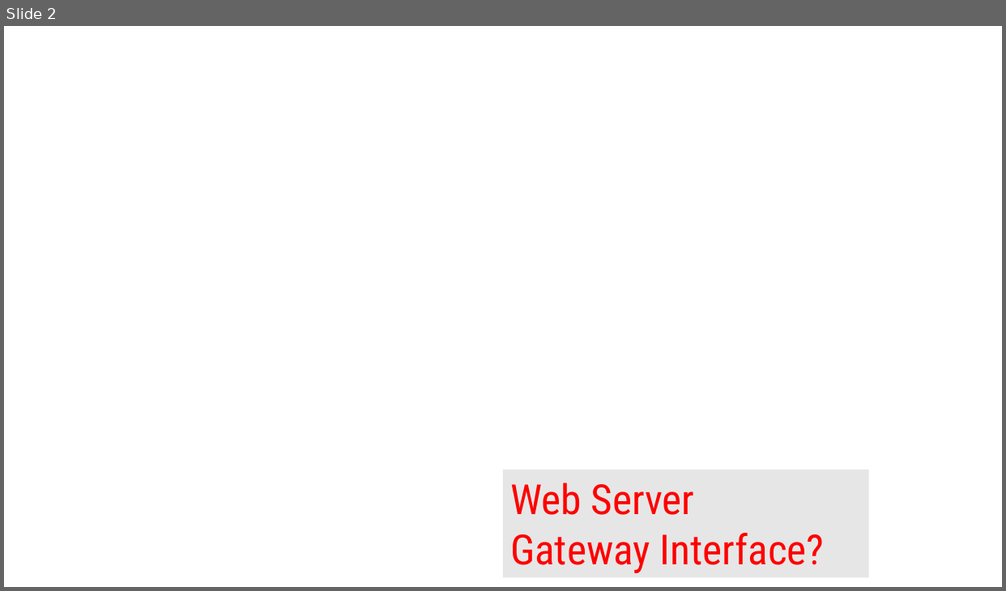
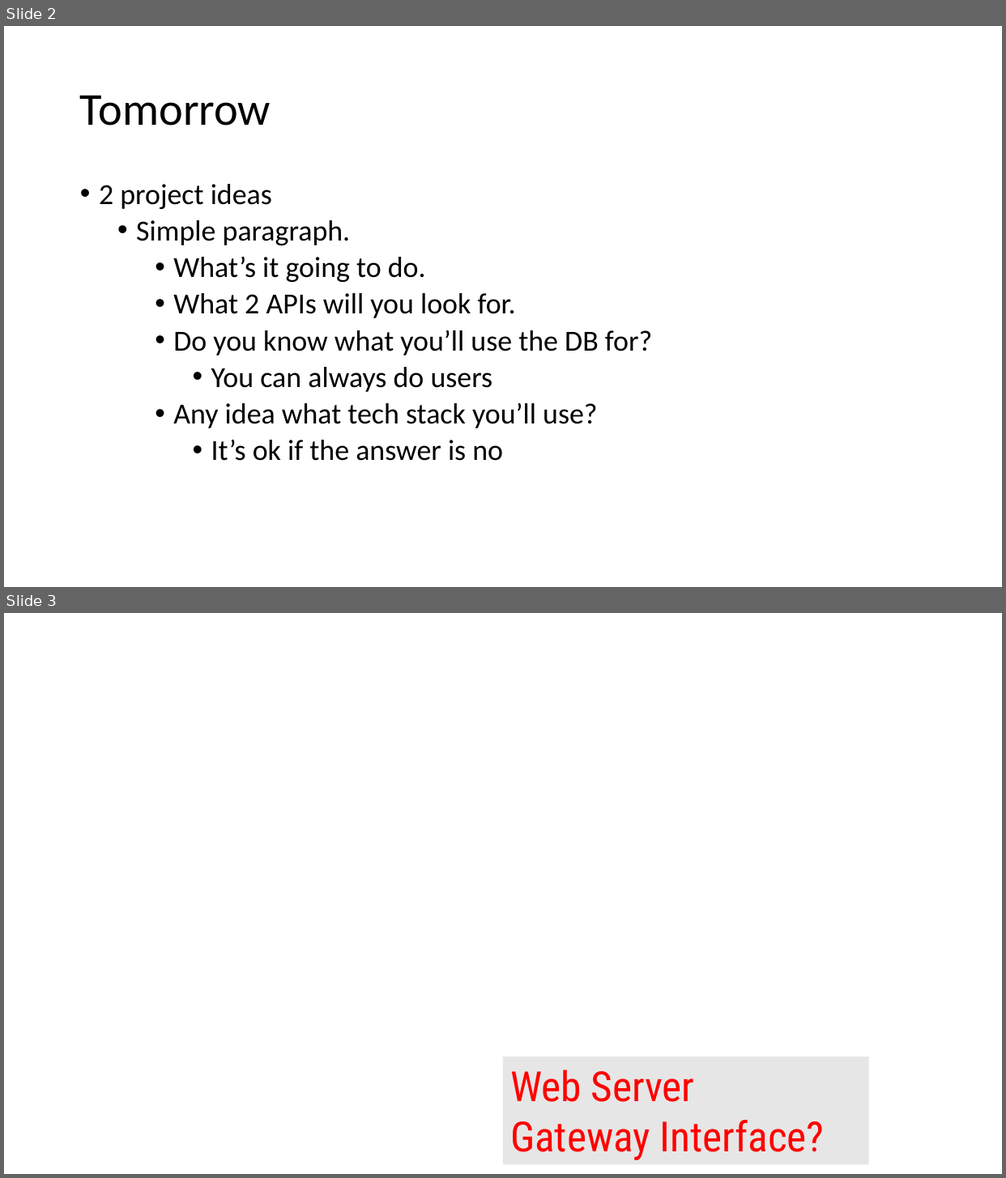
Before and after one commit to pgolbus/411-examples, a slide deck: flask apps.pptx. Shown one above the other, each under a label of ours: slide 2 before the commit, slides 2 and 3 after it. The pictures are 1006x591 and 1006x1178 pixels, drawn with LibreOffice and Linux fonts; fonts in the diff are those of the drawing; background and template pictures are left out. Boxes give left, top, right and bottom in pixels: in the first picture for what was removed or moved away, otherwise in the second. Text is boxed around its words. In the diff, an @@ line names an element or a change of style, - is before the commit and + after.

```diff
--- a/flask apps.pptx
+++ b/flask apps.pptx
@@ slide 2 added at box(4, 26, 1002, 587), background #FFFFFF @@
@@ title added at box(80, 95, 270, 126), 44 pt, text #000000 @@
+Tomorrow
@@ text added at box(99, 184, 652, 461), 28 pt, text #000000 @@
+• 2 project ideas
+  • Simple paragraph.
+    • What’s it going to do.
+    • What 2 APIs will you look for.
+    • Do you know what you’ll use the DB for?
+      • You can always do users
+    • Any idea what tech stack you’ll use?
+      • It’s ok if the answer is no
@@ what was slide 2 is now slide 3 @@
```
Also in this commit, not shown: 1 slide changed, 2 other slides added.
